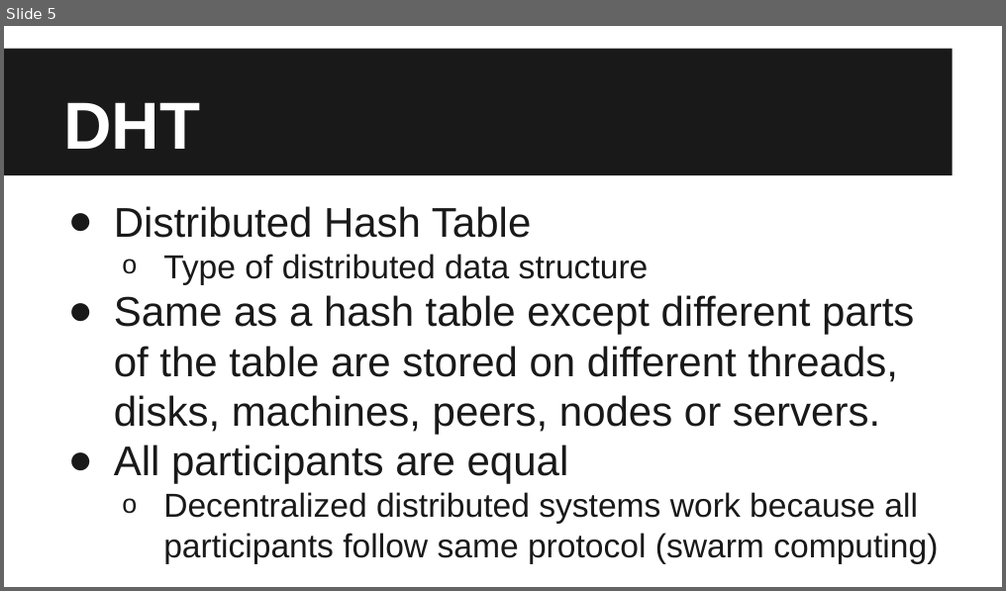
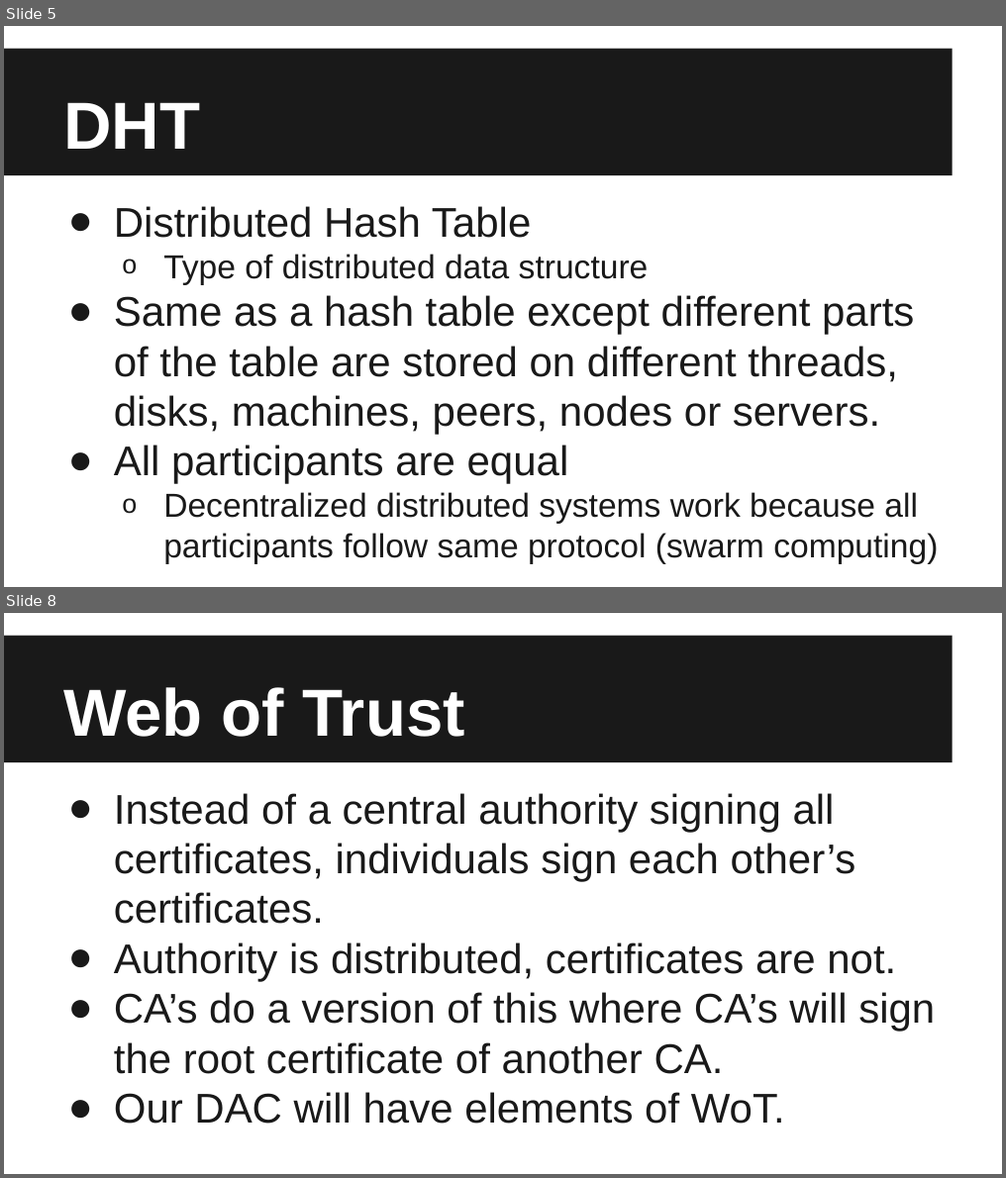
Before and after one commit to blackdoor/DAC, a slide deck: ref/DAC Education.pptx. Shown one above the other, each under a label of ours: slide 5 before the commit, slides 5 and 8 after it; the slides between them are not shown. The pictures are 1006x591 and 1006x1178 pixels, drawn with LibreOffice and Linux fonts; fonts in the diff are those of the drawing. Boxes give left, top, right and bottom in pixels: in the first picture for what was removed or moved away, otherwise in the second. Text is boxed around its words. In the diff, an @@ line names an element or a change of style, - is before the commit and + after.

```diff
--- a/ref/DAC Education.pptx
+++ b/ref/DAC Education.pptx
@@ slide 8 added at <box>4,613,1002,1174</box>, background #FFFFFF; not listed: 1 template element that a slide beside it also shows @@
@@ title added at <box>63,687,465,737</box>, 48 pt, text #FFFFFF, bold @@
+Web of Trust
@@ text added at <box>114,793,935,1124</box>, 30 pt, text #191919 @@
+● Instead of a central authority signing all certificates, individuals sign each other’s certificates.
+● Authority is distributed, certificates are not.
+● CA’s do a version of this where CA’s will sign the root certificate of another CA.
+● Our DAC will have elements of WoT.
```
Also in this commit, not shown: 1 slide changed, 3 other slides added.
